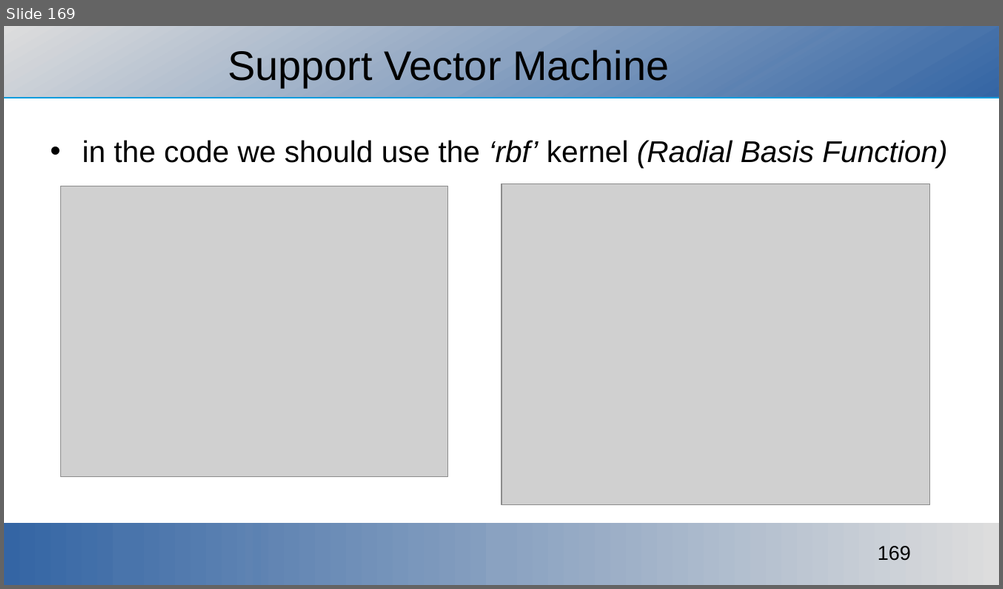
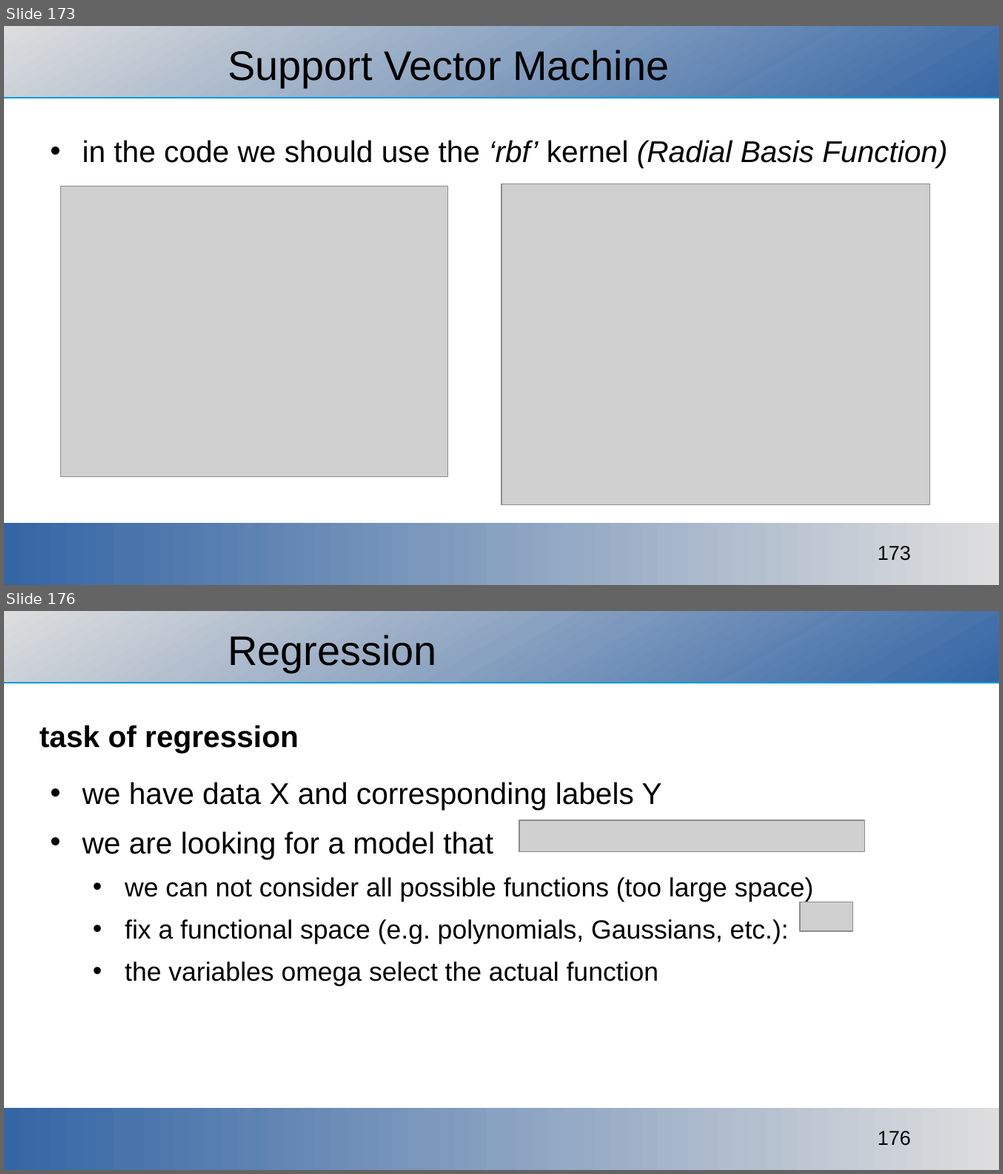
Before and after one commit to ajakovac/ML-in-Practice-I, a slide deck: ML in practice.odp. Shown one above the other, each under a label of ours: slide 169 before the commit, slides 173 and 176 after it; the slides between them are not shown. The pictures are 1003x589 and 1003x1174 pixels, drawn with LibreOffice and Linux fonts; fonts in the diff are those of the drawing; grey boxes stand for pictures; background and template pictures are left out. Boxes give left, top, right and bottom in pixels: in the first picture for what was removed or moved away, otherwise in the second. Text is boxed around its words. In the diff, an @@ line names an element or a change of style, - is before the commit and + after.

Commit message:
regression started

```diff
--- a/ML in practice.odp
+++ b/ML in practice.odp
@@ slide 176 added at (x1=4, y1=611, x2=999, y2=1170), background #FFFFFF; not listed: 3 template elements that a slide beside it also shows @@
@@ title added at (x1=227, y1=635, x2=437, y2=672), 33 pt, text #000000 @@
+Regression
@@ text added at (x1=40, y1=725, x2=814, y2=986), 21 pt, text #000000 @@
+task of regression
+• we have data X and corresponding labels Y
+• we are looking for a model that
+  • we can not consider all possible functions (too large space)
+  • fix a functional space (e.g. polynomials, Gaussians, etc.):
+  • the variables omega select the actual function
@@ picture added at (x1=519, y1=820, x2=865, y2=852) @@
@@ picture added at (x1=800, y1=903, x2=854, y2=931) @@
@@ what was slide 169 is now slide 173 @@
@@ page number at (x1=877, y1=546, x2=910, y2=561): text changed @@
-169
+173
```
Also in this commit, not shown: 2 slides changed, 7 other slides added, 1 other file.
